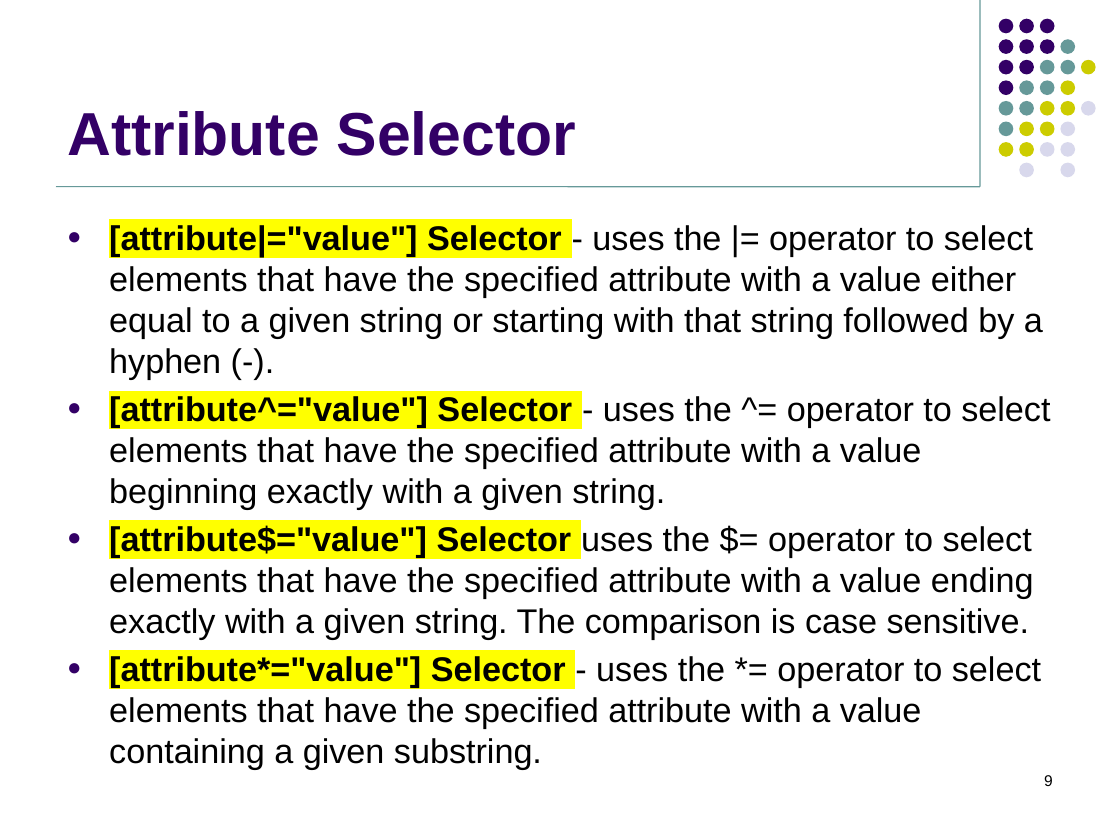
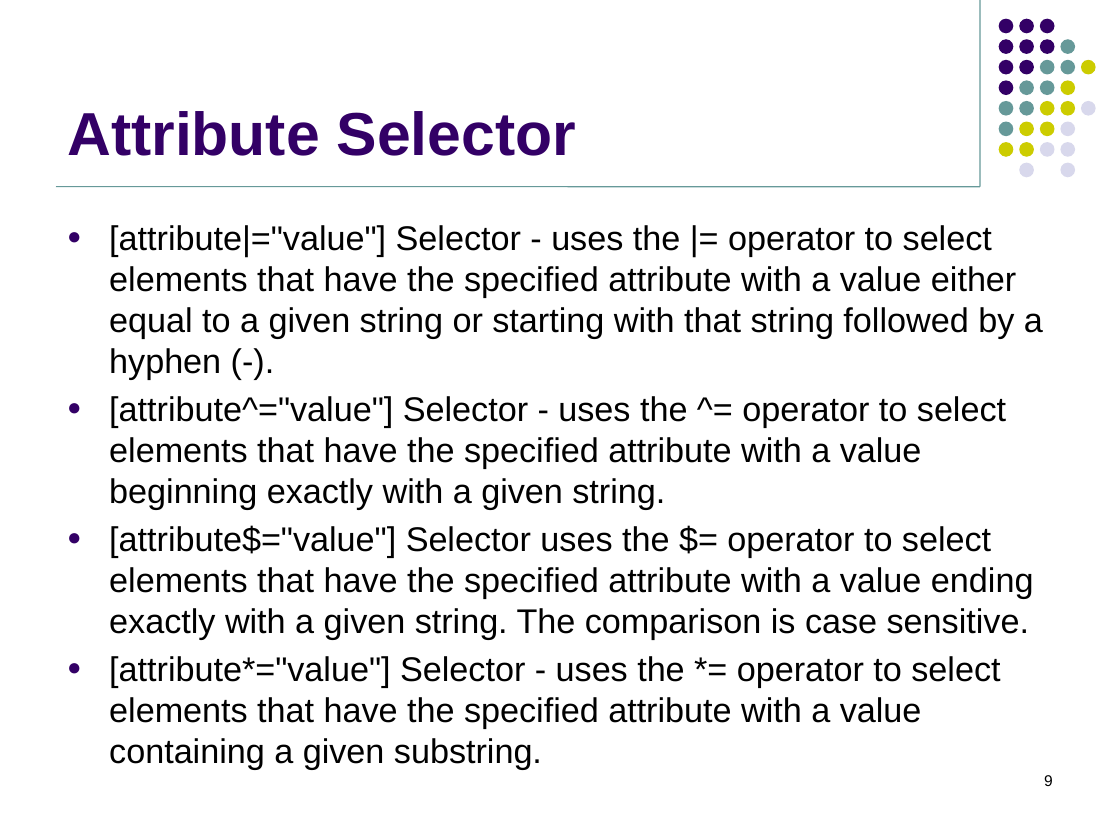
Before and after one commit to jasdhiratrevature/TrainingSlides, a slide deck: slide 9 of HTML/03_CSS_Selectors.pptx. Drawn at 1120x840 pixels with LibreOffice and Linux fonts; fonts in the diff are those of the drawing; background and template pictures are left out. Boxes give left, top, right and bottom in pixels: in the first picture for what was removed or moved away, otherwise in the second. Text is boxed around its words. In the diff, an @@ line names an element or a change of style, - is before the commit and + after.

```diff
--- a/HTML/03_CSS_Selectors.pptx
+++ b/HTML/03_CSS_Selectors.pptx
@@ text "[attribute|="value"] Selector - uses the ..." at (109, 225, 1043, 770): highlight #FFFF00 to none, bold off in "[attribute|="value"] Selector", "[attribute^="value"] Selector", "[attribute$="value"] Selector", "[attribute*="value"] Selector" @@
```
Also in this commit, not shown: 1 other slide changed, 8 slides added.
